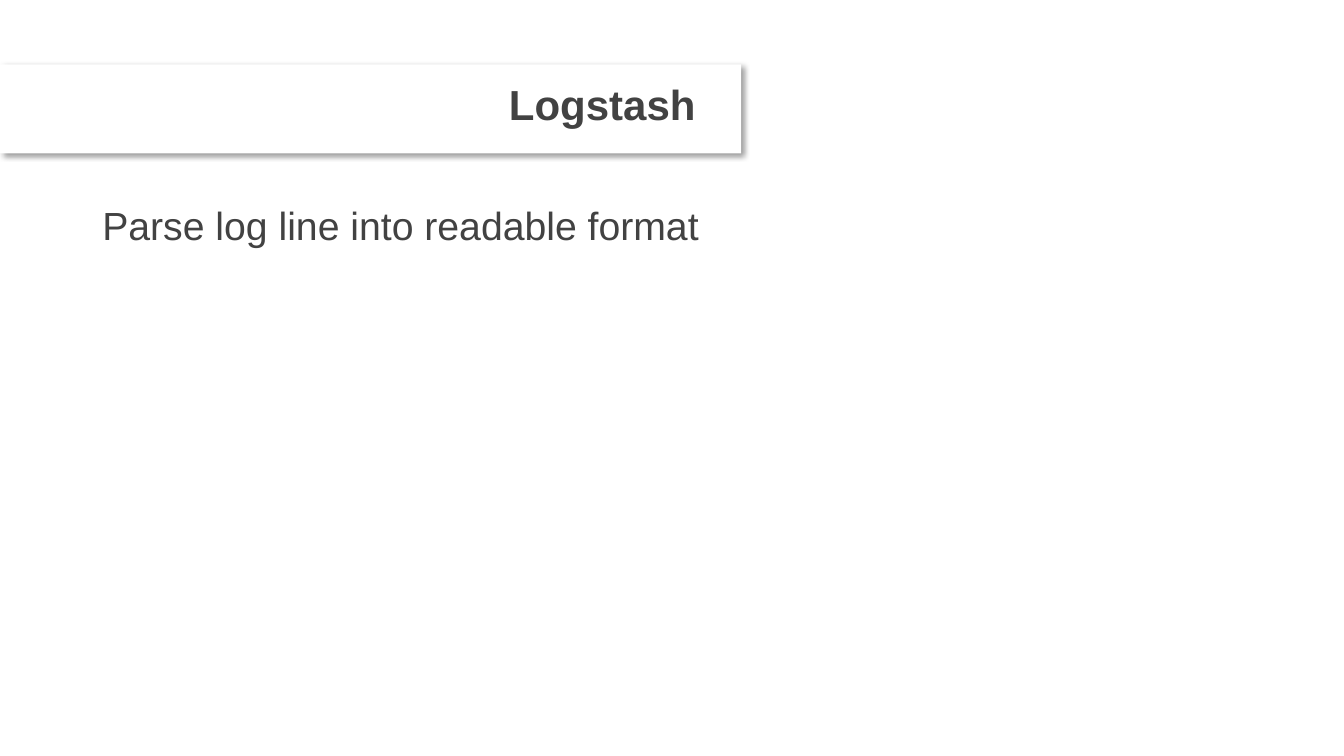
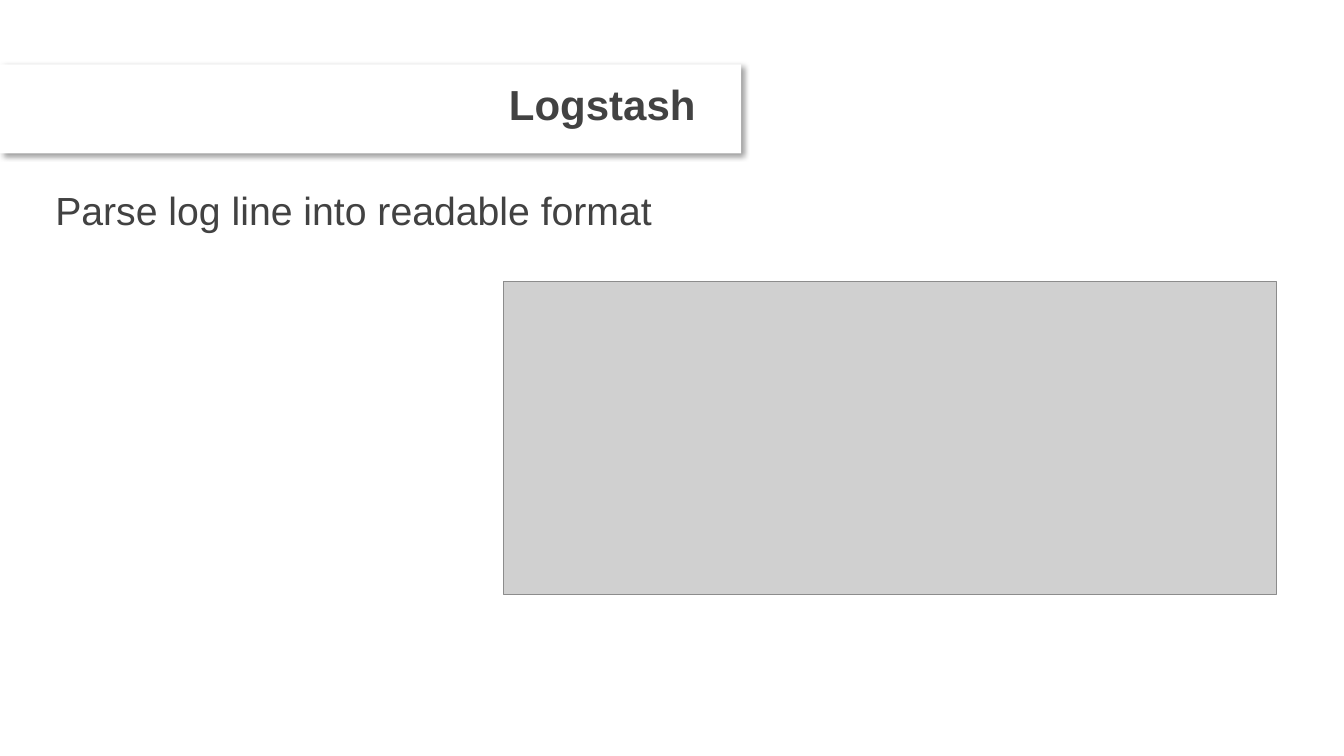
Before and after one commit to DevDay2019-AxonActive/DevDay2019---Advanced-Java, a slide deck: slide 6 of presentations/Log analyze.pptx (slide 4 before the commit). Drawn at 1344x756 pixels with LibreOffice and Linux fonts; fonts in the diff are those of the drawing; grey boxes stand for pictures; background and template pictures are left out. Boxes give left, top, right and bottom in pixels: in the first picture for what was removed or moved away, otherwise in the second. Text is boxed around its words. In the diff, an @@ line names an element or a change of style, - is before the commit and + after.

```diff
--- a/presentations/Log analyze.pptx
+++ b/presentations/Log analyze.pptx
@@ text "Parse log line into readable ...": place and size @@
-text "Parse log line into readable ..." at (102,211,699,248)
+text "Parse log line into readable ..." at (55,196,652,233)
@@ picture added at (504,282,1277,595) @@
```
Also in this commit, not shown: 4 other slides changed, 2 slides added, 1 other file.
